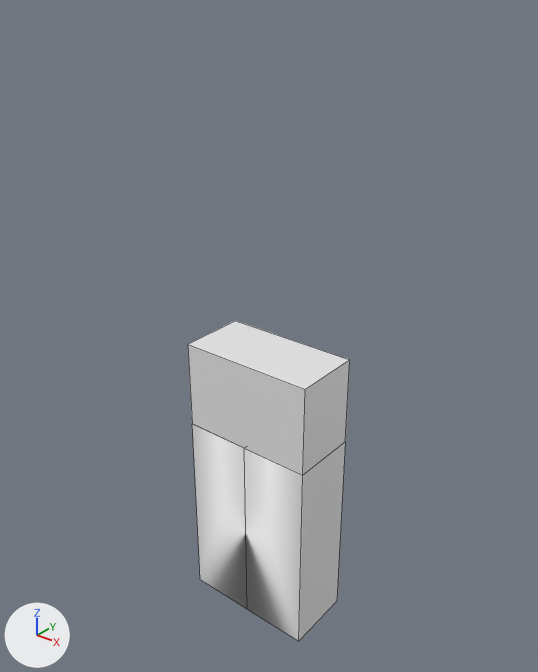
The OBJ model mods/_player/edit_skin/models/edit_skin_bottom.obj: old version first, new version second.
Before and after are seen from a 50 mm camera at (11.84, -14.71, 14.0) aimed at (-0.17, 0.29, 4.7). Lighting does not change. The marker at lower left points along +X, +Y and +Z. Mesh edges are drawn as thin lines. Materials are left out; every surface is plain grey. Where no turn or scale is listed for an object, it has been applied to the vertices. Vertices at the same position are counted once.

Names of what the first picture shows: 'bottom'.
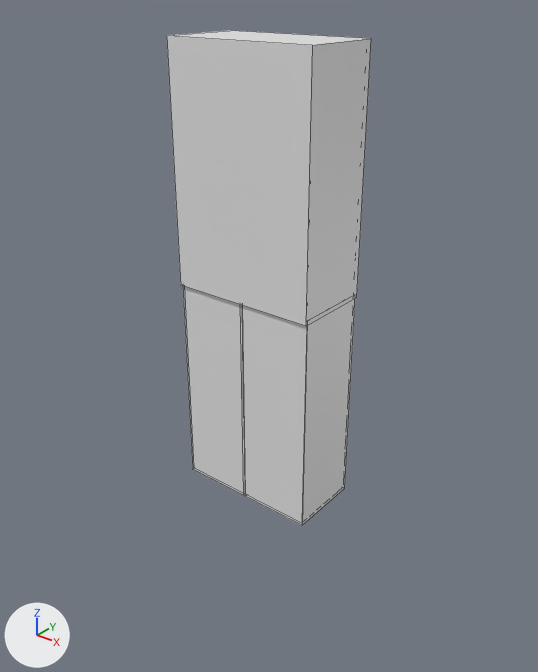
The edits, one by one:
me_bottom has 20 vertices, 17 faces and spans x -2.1..2.1, y -1.05..1.05, z -4.65..4.36.
me_bottom is used by ob_bottom; location (0.0, 0.0, 0.0).
me_bottom part 1: the loose piece of 12 vertices spanning x -2.1..2.1, y -1.05..1.05, z -4.65..1.65 is moved by (0.0, 0.0, 4.65).
me_bottom part 2: a new loose piece, a box spanning x -2.15..2.15, y -1.16..1.16, z 6.22..12.68.
me_bottom part 3: a new loose piece, a box spanning x -0.04..2.14, y -1.09..1.09, z -0.04..6.34.
me_bottom part 4: a new loose piece, a box spanning x -2.14..0.04, y -1.09..1.09, z -0.04..6.34.
me_bottom part 5: the loose piece of 8 vertices spanning x -2.1..2.1, y -1.05..1.05, z 1.65..4.36 is deleted.

Where the change shows, as pixel boxes (x1, y1, x2, y2) in the pictures (538 x 672 px; the box of a moved part takes in the faces that stretch with it):
'bottom', reshaped (26% wider, 55% taller)
    before: (188, 321, 350, 641)
    after: (167, 30, 371, 525)
part 1 of me_bottom, moved or reshaped (not visible afterwards)
    before: (192, 424, 345, 641)
part 2 of me_bottom, added
    after: (167, 30, 371, 326)
part 3 of me_bottom, added
    after: (240, 299, 355, 525)
part 4 of me_bottom, added
    after: (183, 286, 243, 495)
part 5 of me_bottom, deleted
    before: (188, 321, 350, 475)
